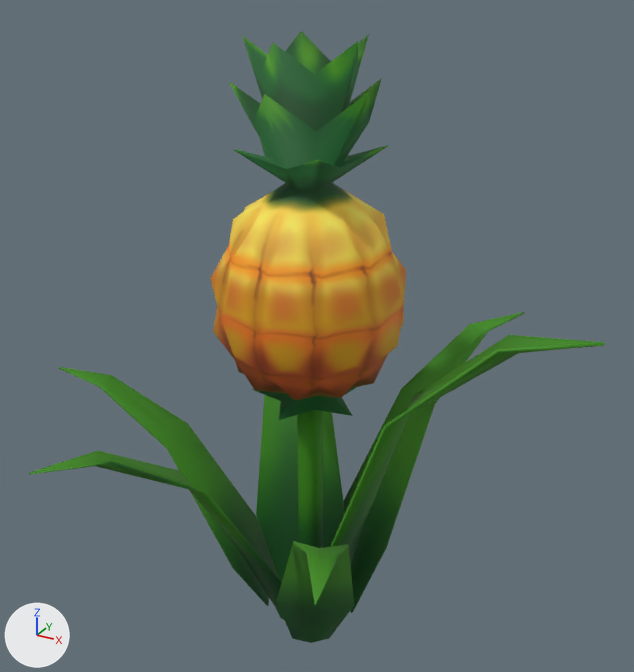
The FBX model UOP1_Project/Assets/Art/Nature/PineapplePlant/PineappleTree.fbx, before and after one commit.
Camera for both pictures: a 50 mm camera at (0.83, -1.476, 1.403) aimed at (-0.01, 0.05, 0.64). The lights are fixed; the arrows at lower left show +X, +Y and +Z. Where no turn or scale is listed for an object, it has been applied to the vertices.

The scene before the commit, as lines of its bpy script (objects in view):
```python
me_pineapple = bpy.data.meshes.new('Pineapple')
me_pineapple.from_pydata(...)  # 397 vertices, 464 faces; spans x -0.637..0.604, y -0.553..0.605, z -0.063..1.259
me_pineapple.materials.append(mat_pineappletree)  # picture img_pineapple_png
ob_pineappleplant = bpy.data.objects.new('PineapplePlant', me_pineapple)
ob_pineappleplant.location = (0.0, 0.0, 0.0)
```
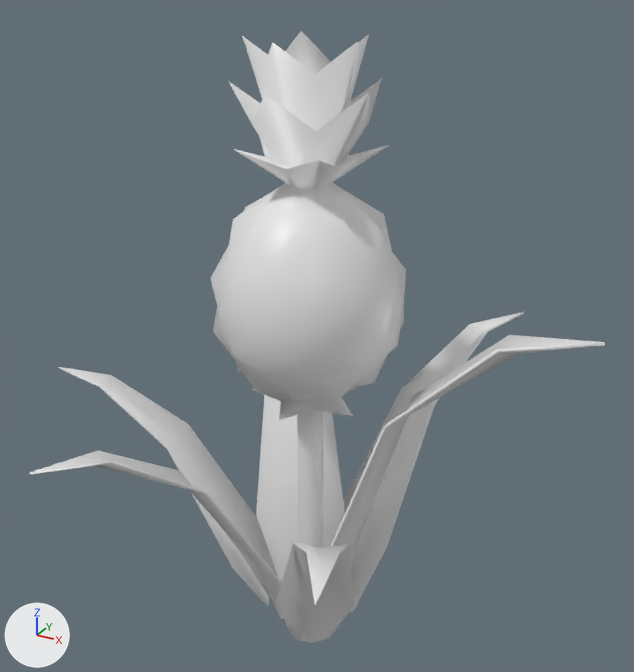
Where the newer file only moved an object's origin or applied its transform, the numbers keep the older frame.

Where the change shows, as pixel boxes (x1, y1, x2, y2) in the pictures (634 x 672 px):
'PineapplePlant', recoloured
    both: (29, 31, 605, 643)

What the commit changed:
Material 'Vertex' (mat_vertex) is new.
Its base color is (0.8, 0.8, 0.8) (white #e7e7e7).
Its roughness is 0.4.
me_pineapple has 397 vertices, 464 faces and spans x -0.637..0.604, y -0.553..0.605, z -0.063..1.259.
me_pineapple no longer uses material mat_pineappletree (picture img_pineapple_png).
me_pineapple now uses material mat_vertex (white #e7e7e7).
